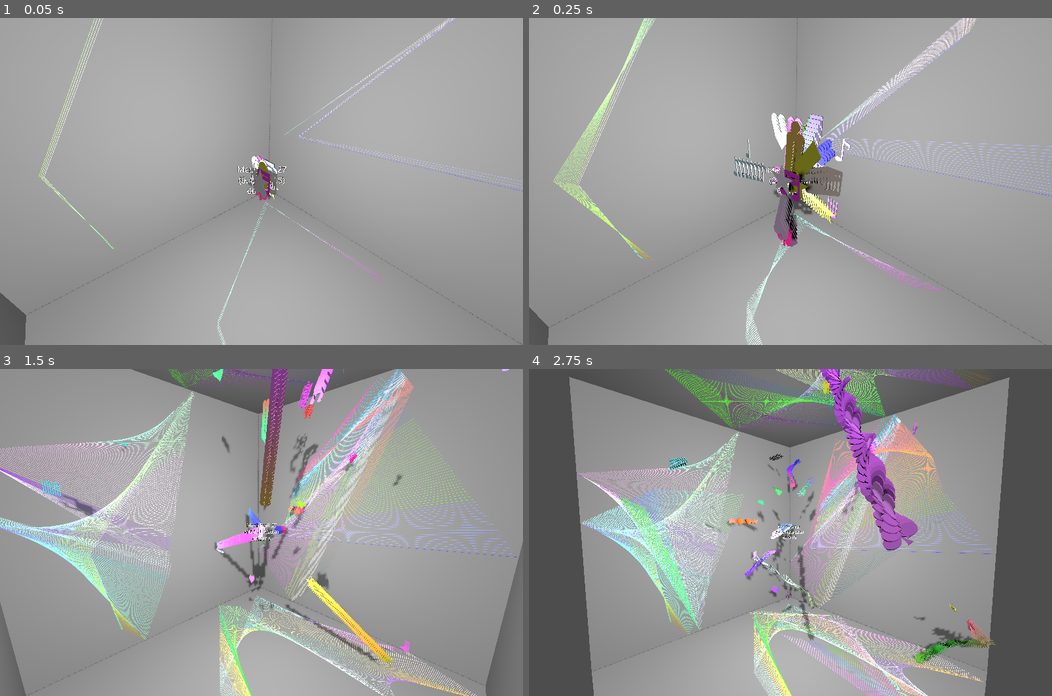
Above: before the commit, frames 1-4 (two rows, left to right).
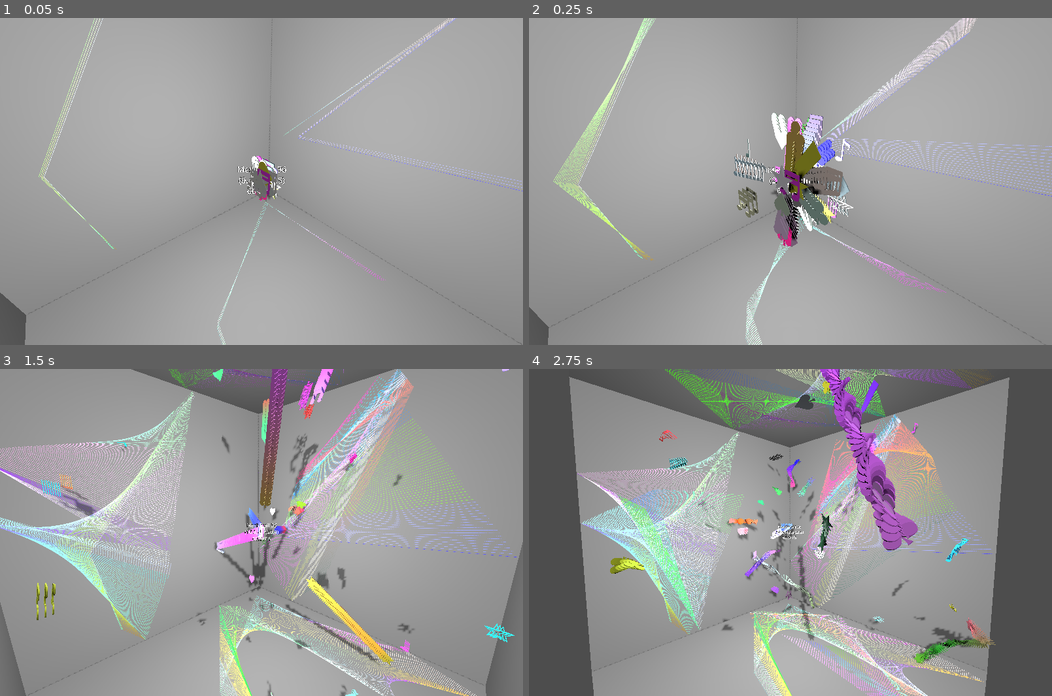
Above: after the commit, the same moments.

Repository: kasworld/gd4game3d
Game: Godot game, scene res://main.tscn
The game is run twice, just before and just after one commit, with the same random seed, the same clock (stepped at 60 frames per second) and the same inputs.
Inputs (mouse positions are in pixels of both pictures, inside the frame that each line leads up to):
- Up to frame 1 (0.05 s): no input
- Up to frame 2 (0.25 s): no input
- Up to frame 3 (1.5 s): tap Enter at 0.5 s; move the mouse to (376, 516) at 0.52 s; click (376, 516) at 0.67 s; move the mouse to (156, 548) at 1.27 s; click (156, 548) at 1.42 s
- Up to frame 4 (2.75 s): move the mouse to (842, 460) at 2.02 s; click (842, 460) at 2.17 s

The runs differ from the first frame. In frame 1, 0.1% of the frame differs, in the area x 47-55%, y 45-57%; in frame 2, 1.1%, in the area x 39-62%, y 41-66%; in frame 3, 0.6%; in frame 4, 0.9%.

Commit message:
init_ByPositionFn example

Diff:
--- a/main.gd
+++ b/main.gd
@@ -7,6 +7,13 @@
 #var MeshTrailTypeList = PlayingCard.make_deck()
 var MeshTrailTypeList = ["♠","♣","♥","♦" ,"★","☆","♩","♪","♬"]
 #var MeshTrailTypeList = [0,1,2,3,4,5,"♠","♣","♥","♦"]
+
+func get_color_ByPosition(pos :Vector3) -> Color:
+	var co :Color
+	for i in 3:
+		co[i] = (pos[i] - b_box.position[i]) / b_box.size[i]
+	co = co.inverted()
+	return co
 
 func _ready() -> void:
 	var bound_size = Vector3(100,100,100)
@@ -22,6 +29,9 @@
 		$MeshTrailContainer.add_child(ball)
 	for mt in MeshTrailTypeList:
 		var ball = meshtrail_scene.instantiate().init_ByPosition(b_box).init( bounce, 0.5, randi_range(1,10), mt, Vector3.ZERO)
+		$MeshTrailContainer.add_child(ball)
+	for mt in MeshTrailTypeList:
+		var ball = meshtrail_scene.instantiate().init_ByPositionFn(get_color_ByPosition).init( bounce, 0.5, randi_range(1,10), mt, Vector3.ZERO)
 		$MeshTrailContainer.add_child(ball)
 
 	$MovingCamera.init( b_box, Vector3.ZERO, $MeshTrailContainer.get_child(0) )
